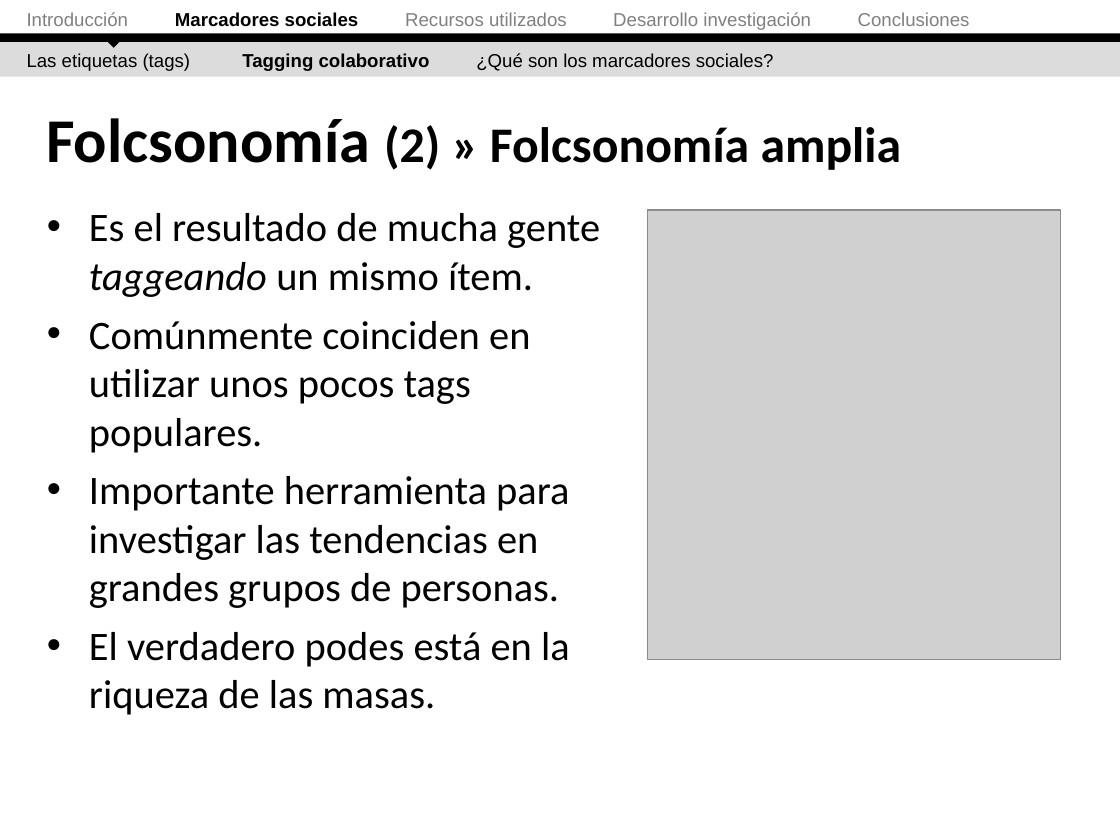
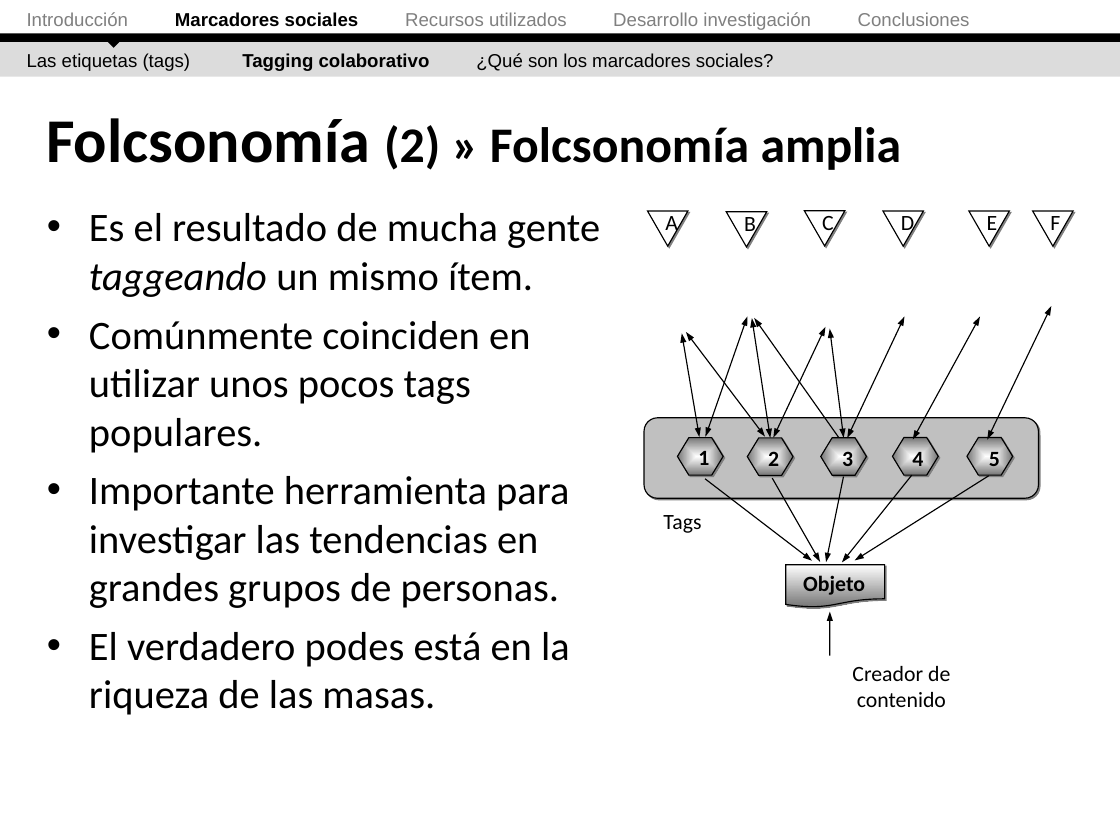
Before and after one commit to ak907kenai/nicotournetesis, a slide deck: slide 15 of docs_trunk/Presentación/Nicolás Tourné - Presentación Tesis (v2.1).ppt. Drawn at 1120x840 pixels with LibreOffice and Linux fonts; fonts in the diff are those of the drawing; grey boxes stand for pictures; background and template pictures are left out. Boxes give left, top, right and bottom in pixels: in the first picture for what was removed or moved away, otherwise in the second. Text is boxed around its words. In the diff, an @@ line names an element or a change of style, - is before the commit and + after.

```diff
--- a/docs_trunk/Presentación/Nicolás Tourné - Presentación Tesis (v2.1).ppt
+++ b/docs_trunk/Presentación/Nicolás Tourné - Presentación Tesis (v2.1).ppt
@@ picture removed at bbox=[647, 211, 1061, 660] @@
@@ triangle added at bbox=[726, 212, 766, 246], fill #FFFFFF, outline #000000 0.74 pt @@
@@ text added at bbox=[744, 212, 756, 237], 14 pt, text #000000 @@
+B
@@ triangle added at bbox=[804, 211, 844, 245], fill #FFFFFF, outline #000000 0.74 pt @@
@@ text added at bbox=[822, 211, 834, 236], 14 pt, text #000000 @@
+C
@@ triangle added at bbox=[883, 211, 923, 245], fill #FFFFFF, outline #000000 0.74 pt @@
@@ text added at bbox=[901, 216, 914, 237], 14 pt, text #000000 @@
+D
@@ triangle added at bbox=[969, 211, 1009, 245], fill #FFFFFF, outline #000000 0.74 pt @@
@@ text added at bbox=[987, 216, 998, 237], 14 pt, text #000000 @@
+E
@@ triangle added at bbox=[1033, 211, 1073, 245], fill #FFFFFF, outline #000000 0.74 pt @@
@@ text added at bbox=[1050, 216, 1060, 237], 14 pt, text #000000 @@
+F
@@ flow chart document added at bbox=[786, 564, 885, 607], fill gradient #FFFFFF to #767676, outline #000000 0.74 pt @@
@@ text added at bbox=[803, 573, 865, 595], 14 pt, text #000000, bold @@
+Objeto
@@ group added at bbox=[644, 211, 1052, 707]: 9 double arrows, 8 texts, 7 arrows, 5 hexagons, 1 rounded rectangle, 1 triangle @@
+A
+1
+2
+3
+4
+5
+Tags
+Creador de contenido
```
Also in this commit, not shown: 20 other slides changed, 6 slides added, 1 other file.
